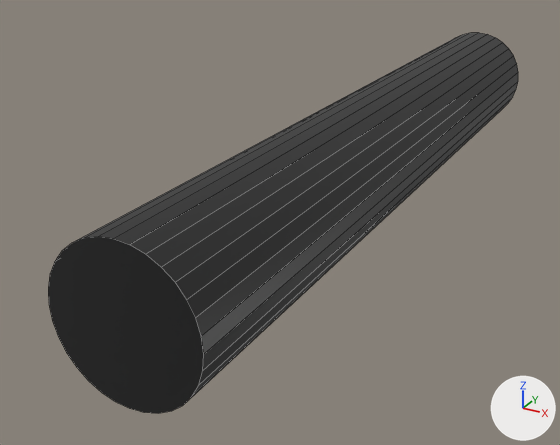
Two versions of the OBJ model ADF/PhantomWithThread/high_res/Thread_005.OBJ, one commit apart.
Before and after are seen from a 50 mm lens placed at (0.0087, -0.0216, 0.0077), pointed at (-0.002, -0.0021, -0.002). Arrows for +X, +Y and +Z are at lower right; the lights stay in place. Mesh edges are drawn as thin lines. Where no turn or scale is listed for an object, it has been applied to the vertices.

Objects in the first picture: 'Thread_005_Cylinder.009'.
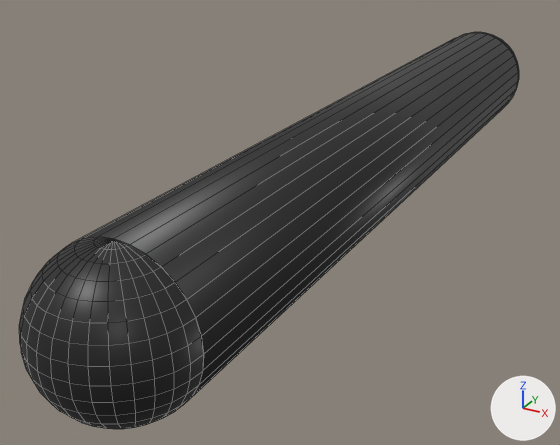
Changed parts and their boxes [x1, y1, x2, y2] in the pictures (560 x 445 px):
'Thread_005_Cylinder.009', reshaped (6% wider): before [48, 33, 518, 414]; after [19, 32, 519, 429]
part 1 of me_thread_005_cylinder_009, added (black): after [19, 237, 204, 429]
part 2 of me_thread_005_cylinder_009, added: after [467, 32, 519, 96]

What the commit changed:
me_thread_005_cylinder_009 is used by ob_thread_005_cylinder_009; location (0.0, 0.0, 0.0).
me_thread_005_cylinder_009 had 64 vertices, 34 faces and spanned x -0.0019..0.0019, y -0.0119..0.0119, z -0.0019..0.0019.
me_thread_005_cylinder_009 now has 578 vertices, 546 faces and spans x -0.0019..0.0019, y -0.0138..0.0138, z -0.0019..0.0019.
me_thread_005_cylinder_009 part 1: a new loose piece of 257 vertices spanning x -0.0019..0.0019, y -0.0138..-0.0119, z -0.0019..0.0019, in mat_thread (black #1f1f1f).
me_thread_005_cylinder_009 part 2: a new loose piece of 257 vertices spanning x -0.0019..0.0019, y 0.0119..0.0138, z -0.0019..0.0019, in mat_thread (black #1f1f1f).
